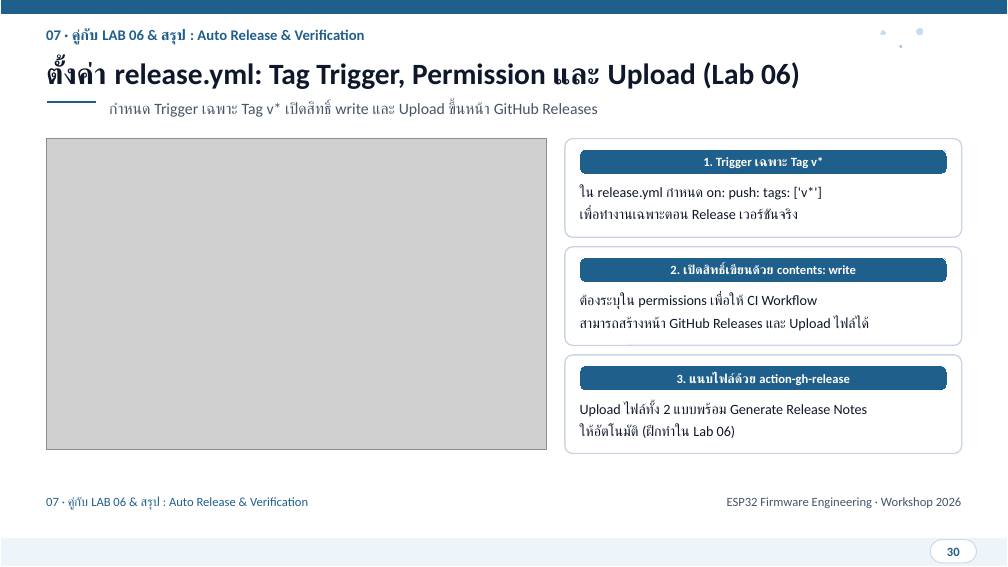
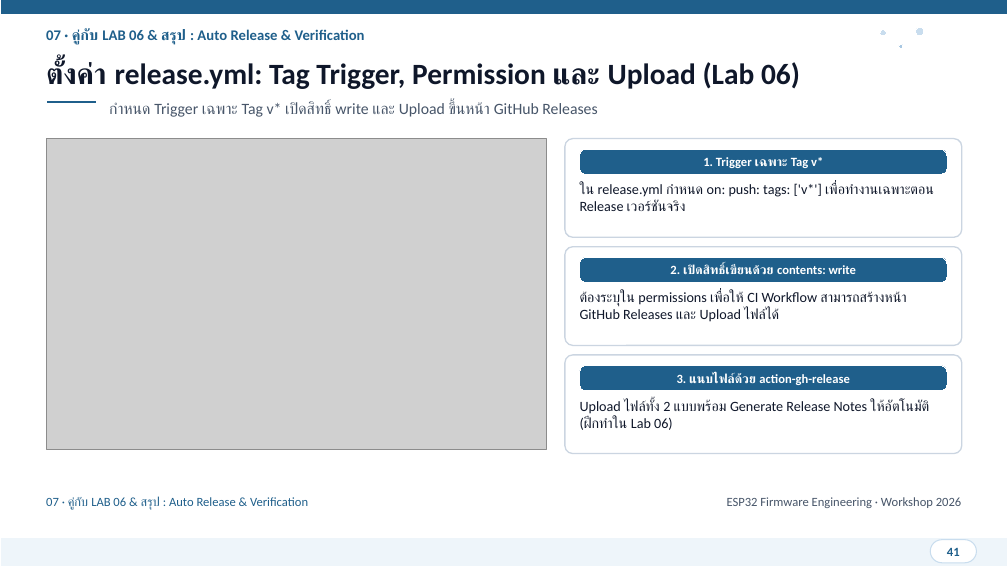
Before and after one commit to FreshmanMentor/git-practice, a slide deck: slide 41 of presentation/ESP32_Git_CICD_Workshop.pptx (slide 30 before the commit). Drawn at 1008x567 pixels with LibreOffice and Linux fonts; fonts in the diff are those of the drawing; grey boxes stand for pictures. Boxes give left, top, right and bottom in pixels: in the first picture for what was removed or moved away, otherwise in the second. Text is boxed around its words. In the diff, an @@ line names an element or a change of style, - is before the commit and + after.

```diff
--- a/presentation/ESP32_Git_CICD_Workshop.pptx
+++ b/presentation/ESP32_Git_CICD_Workshop.pptx
@@ text at [580,183,934,211]: text changed @@
-ใน release.yml กำหนด on: push: tags: ['v*']
-เพื่อทำงานเฉพาะตอน Release เวอร์ชันจริง
+ใน release.yml กำหนด on: push: tags: ['v*'] เพื่อทำงานเฉพาะตอน Release เวอร์ชันจริง
@@ text at [580,291,906,322]: text changed @@
-ต้องระบุใน permissions เพื่อให้ CI Workflow
-สามารถสร้างหน้า GitHub Releases และ Upload ไฟล์ได้
+ต้องระบุใน permissions เพื่อให้ CI Workflow สามารถสร้างหน้า GitHub Releases และ Upload ไฟล์ได้
@@ text at [580,399,929,430]: text changed @@
-Upload ไฟล์ทั้ง 2 แบบพร้อม Generate Release Notes
-ให้อัตโนมัติ (ฝึกทำใน Lab 06)
+Upload ไฟล์ทั้ง 2 แบบพร้อม Generate Release Notes ให้อัตโนมัติ (ฝึกทำใน Lab 06)
@@ text at [947,548,960,556]: text changed @@
-30
+41
```
Also in this commit, not shown: 27 other slides changed, 11 slides added, 1 other file.
